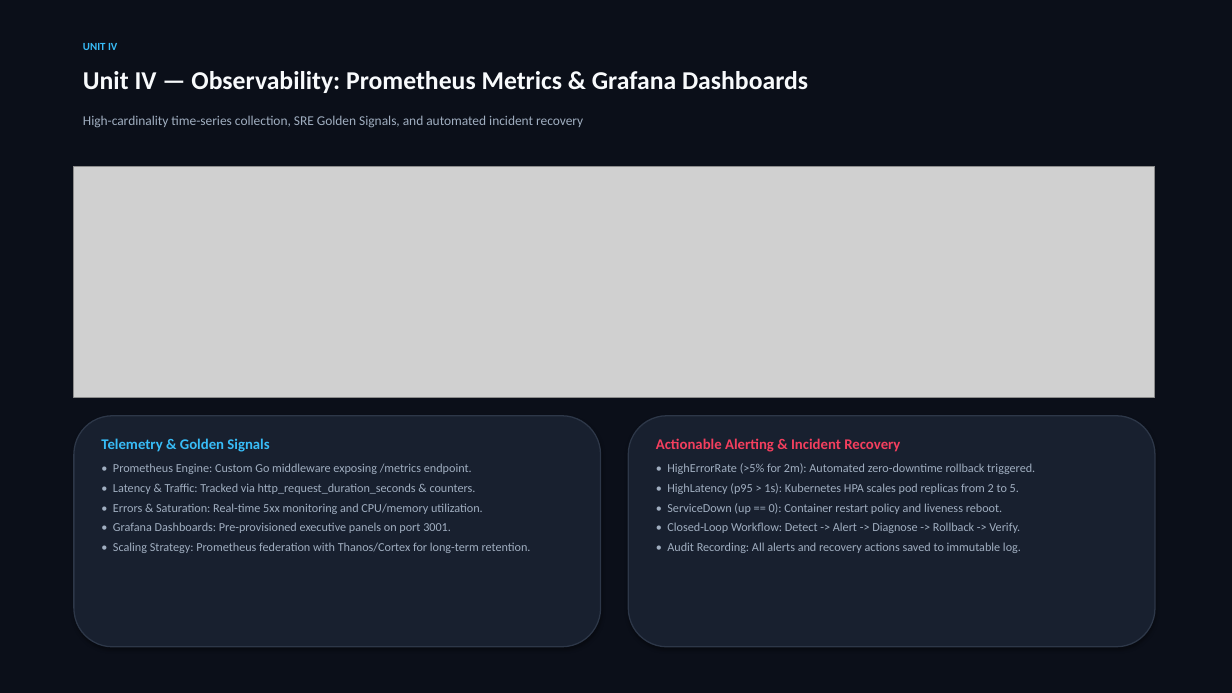
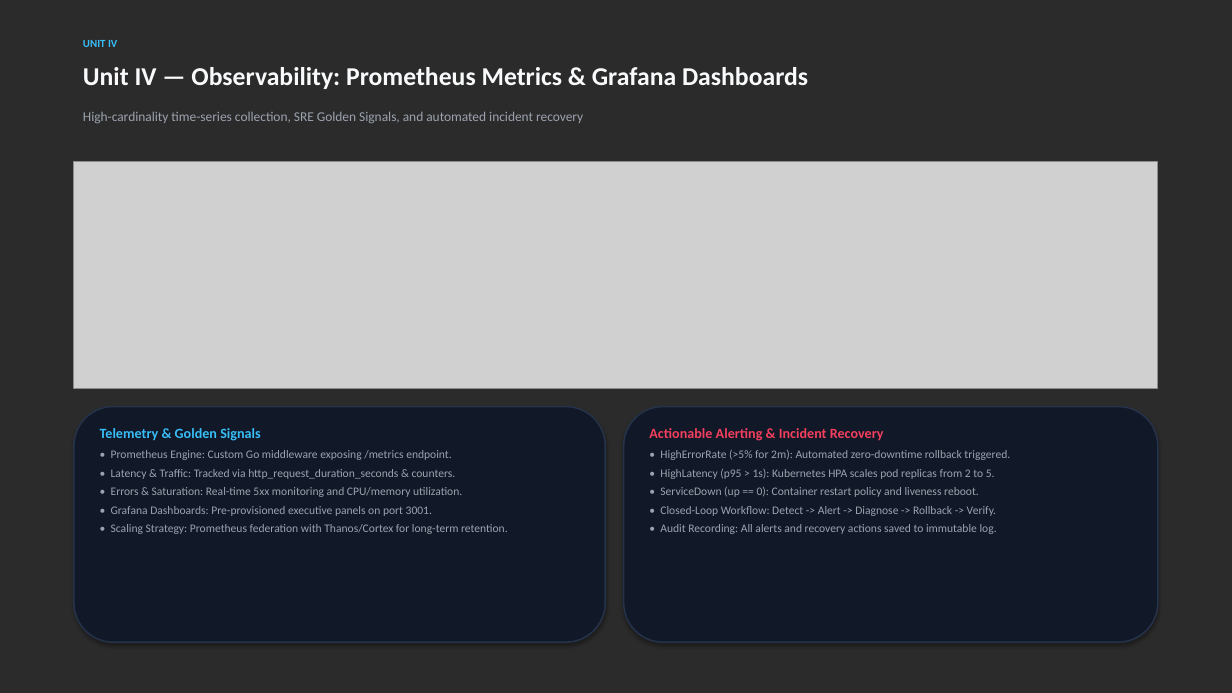
Before and after one commit to phanindra267/DevOps-WebApp, a slide deck: slide 8 of CloudOps_Sentinel_INT378_Presentation.pptx. Drawn at 1232x693 pixels with LibreOffice and Linux fonts; fonts in the diff are those of the drawing; grey boxes stand for pictures; background and template pictures are left out; a plain dark background stands for a picture behind light text. Boxes give left, top, right and bottom in pixels: in the first picture for what was removed or moved away, otherwise in the second. Text is boxed around its words. In the diff, an @@ line names an element or a change of style, - is before the commit and + after.

```diff
--- a/CloudOps_Sentinel_INT378_Presentation.pptx
+++ b/CloudOps_Sentinel_INT378_Presentation.pptx
@@ background #FFFFFF to picture (left out) @@
@@ rectangle removed at [0, 0, 1232, 693] @@
@@ text "Unit IV — Observability: Prometheus ...": place and size @@
-text "Unit IV — Observability: Prometheus ..." at [83, 71, 808, 93]
+text "Unit IV — Observability: Prometheus ..." at [83, 67, 808, 89]
@@ text "High-cardinality time-series collection, SRE Golden ..." at [83, 111, 583, 123]: text colour #A0AEC0 to #9CA3AF @@
@@ picture: place and size @@
-picture at [74, 166, 1155, 397]
+picture at [74, 162, 1158, 388]
@@ rounded rectangle at [74, 407, 605, 642]: fill #18202F to #111827; outline #2D3748 1 pt to #25334A 1.2 pt @@
@@ rounded rectangle: place and size @@
-rounded rectangle at [74, 416, 601, 647]
+rounded rectangle at [74, 407, 605, 642]
@@ rounded rectangle: place and size @@
-rounded rectangle at [628, 416, 1155, 647]
+rounded rectangle at [624, 407, 1158, 642]
@@ rounded rectangle at [624, 407, 1158, 642]: fill #18202F to #111827; outline #2D3748 1 pt to #25334A 1.2 pt @@
@@ text "Telemetry & Golden Signals": place and size @@
-text "Telemetry & Golden Signals" at [101, 438, 531, 553]
+text "Telemetry & Golden Signals" at [100, 428, 508, 534]
@@ text "Telemetry & Golden Signals" at [100, 428, 508, 534]: size 11.5 to 11 pt in "Telemetry & Golden Signals"; size 9.5 to 9 pt, text colour #A0AEC0 to #9CA3AF; less space between paragraphs @@
@@ text "Actionable Alerting & Incident Recovery": place and size @@
-text "Actionable Alerting & Incident Recovery" at [656, 438, 1035, 553]
+text "Actionable Alerting & Incident Recovery" at [649, 428, 1010, 534]
@@ text "Actionable Alerting & Incident Recovery" at [649, 428, 1010, 534]: size 11.5 to 11 pt in "Actionable Alerting & Incident Recovery"; size 9.5 to 9 pt, text colour #A0AEC0 to #9CA3AF in "• HighErrorRate (>5% for 2m): Automated zero-downtime ...", "• HighLatency (p95 > 1s): Kubernetes HPA ...", "• ServiceDown (up == 0): Container restart ...", "• Closed-Loop Workflow: Detect -> Alert -> ..." and 1 more places; less space between paragraphs @@
```
Also in this commit, not shown: 12 other slides changed, 35 other files.
